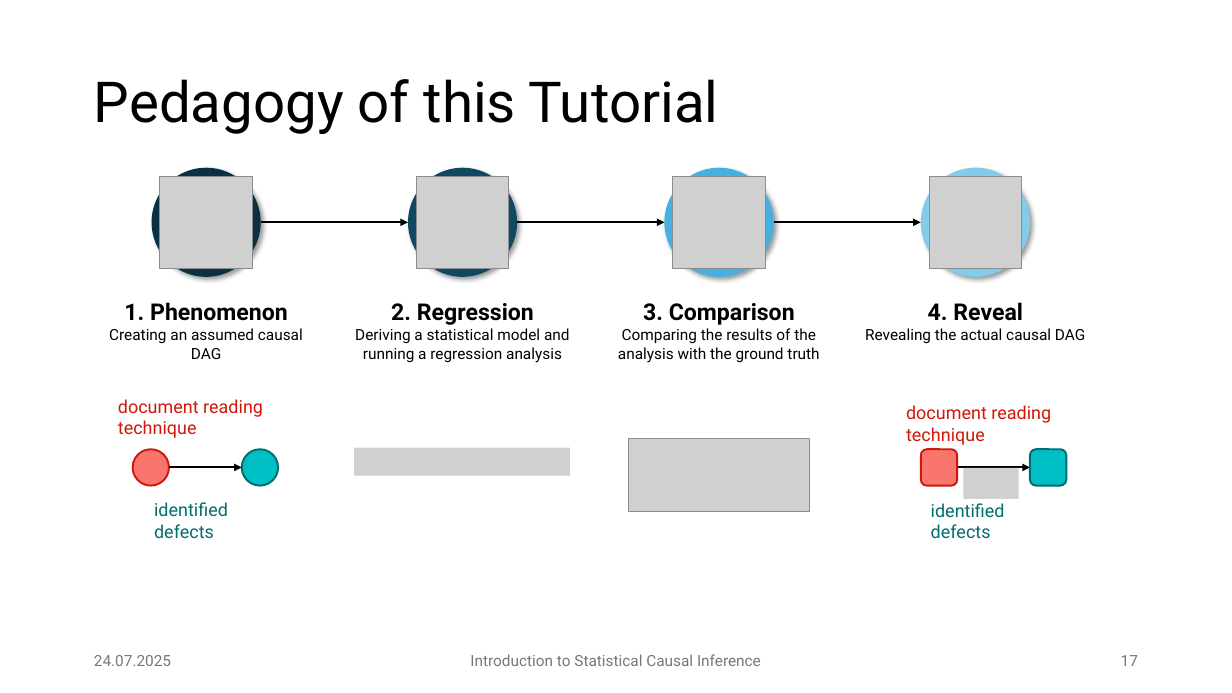
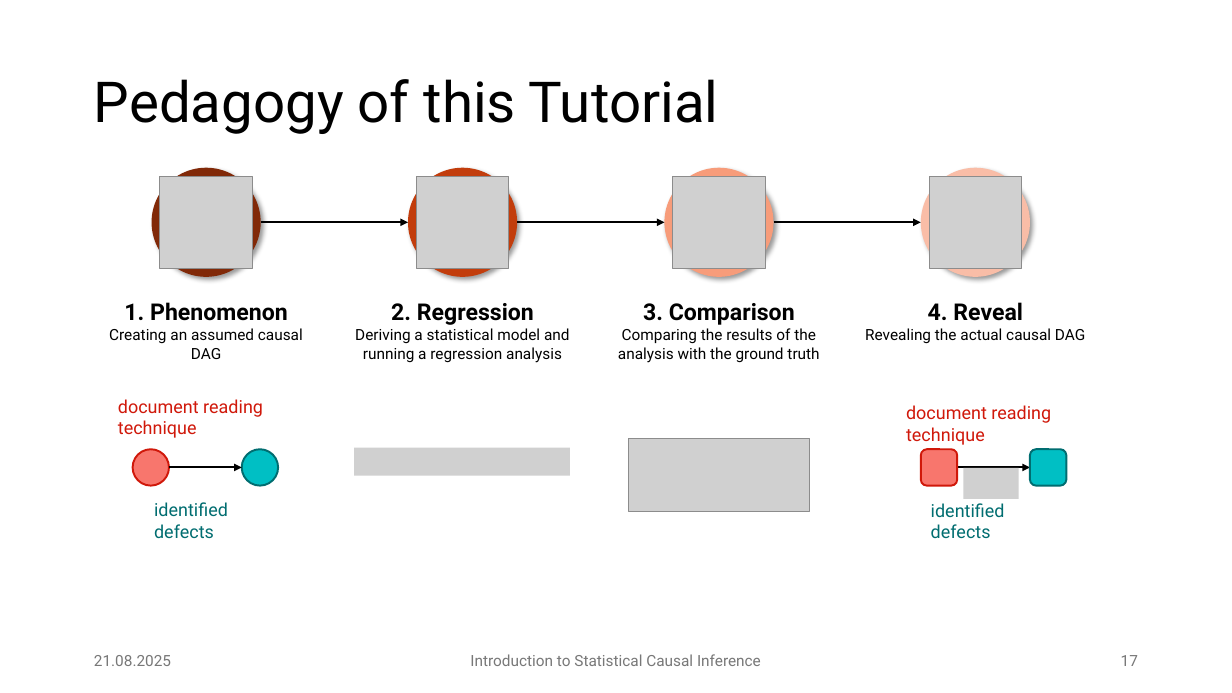
Before and after one commit to JulianFrattini/bda4sci, a slide deck: slide 17 of version2/slides/intro-sci.pptx. Drawn at 1232x693 pixels with LibreOffice and Linux fonts; fonts in the diff are those of the drawing; grey boxes stand for pictures. Boxes give left, top, right and bottom in pixels: in the first picture for what was removed or moved away, otherwise in the second. Text is boxed around its words. In the diff, an @@ line names an element or a change of style, - is before the commit and + after.

```diff
--- a/version2/slides/intro-sci.pptx
+++ b/version2/slides/intro-sci.pptx
@@ ellipse at [152,168,261,277]: fill #0B3041 to #812908 @@
@@ ellipse at [409,168,518,277]: fill #104862 to #C23D0C @@
@@ ellipse at [665,168,774,277]: fill #46B1E1 to #F79C7A @@
@@ ellipse at [921,168,1031,277]: fill #83CBEB to #F9BDA7 @@
@@ text at [94,655,171,666]: text changed @@
-24.07.2025
+21.08.2025
```
Also in this commit, not shown: 42 other slides changed, 6 slides added, 3 slides removed, 3 other files.
